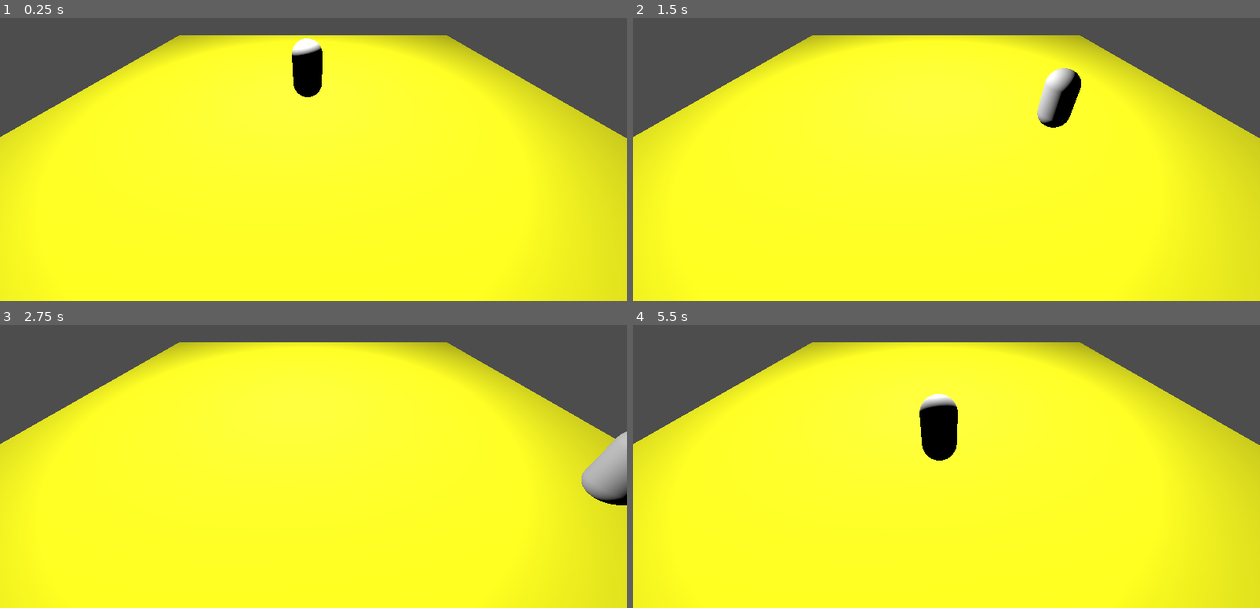
Above: before the commit, frames 1-4 (two rows, left to right).
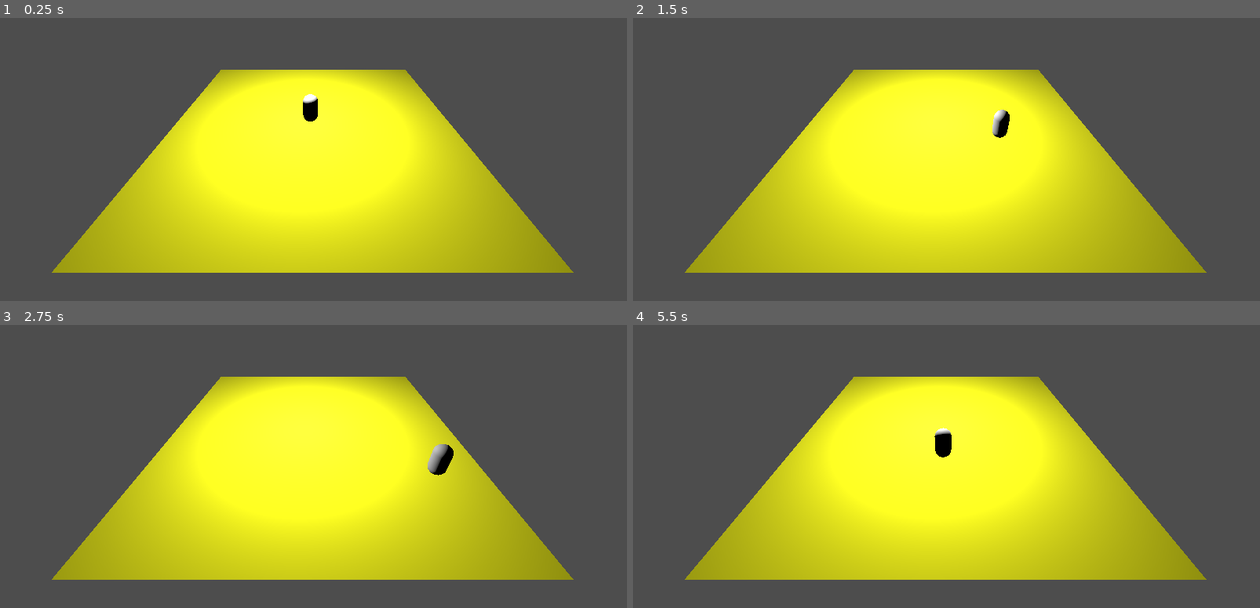
Above: after the commit, the same moments.

Repository: Aeren28/Ludum54
Game: Godot game, scene res://Scenes/Escenario.tscn
Same seed, same stepped clock (60 frames per second), same inputs: the game is played once before the commit and once after it.
Inputs:
- Up to frame 1 (0.25 s): no input
- Up to frame 2 (1.5 s): tap Enter (ui_accept) at 0.5, 0.77 s; hold Right (ui_right) 0.53-1.28 s; hold Down (ui_down) from 1.28 s (still down)
- Up to frame 3 (2.75 s): tap Enter (ui_accept) at 1.52 s; release Down (ui_down) at 2.03 s; hold Right (ui_right) from 2.03 s (still down)
- Up to frame 4 (5.5 s): release Right (ui_right) at 2.78 s; hold Up (ui_up) 2.78-3.53 s; tap Enter (ui_accept) at 3.02, 3.77, 4.52 s; hold Left (ui_left) 3.53-5.03 s; hold Down (ui_down) from 5.03 s (still down)

The runs differ from the first frame. In frame 1, 66% of the frame differs, in the area x 0-100%, y 6-100%; in frame 2, 66%; in frame 3, 66%; in frame 4, 67%.

Commit message:
escenario con camara bien puesta

Diff:
--- a/Scenes/Escenario.tscn
+++ b/Scenes/Escenario.tscn
@@ -20,7 +20,7 @@
 transform = Transform3D(1, 0, 0, 0, 1, 0, 0, 0, 1, -0.165977, 1.92307, 0.523021)
 
 [node name="Camera3D" parent="." instance=ExtResource("2_lku4h")]
-transform = Transform3D(1, 0, 0, 0, 0.810011, 0.586415, 0, -0.586415, 0.810011, 0.0373392, 4.63077, 7.93431)
+transform = Transform3D(1, 0, 0, 0, 0.810011, 0.586415, 0, -0.586415, 0.810011, 0.0373392, 9.75386, 13.7239)
 
 [node name="Illumination" parent="." instance=ExtResource("3_2dr2s")]
 transform = Transform3D(1, 0, 0, 0, 1, 0, 0, 0, 1, -0.624783, 4.16716, 0.246352)
